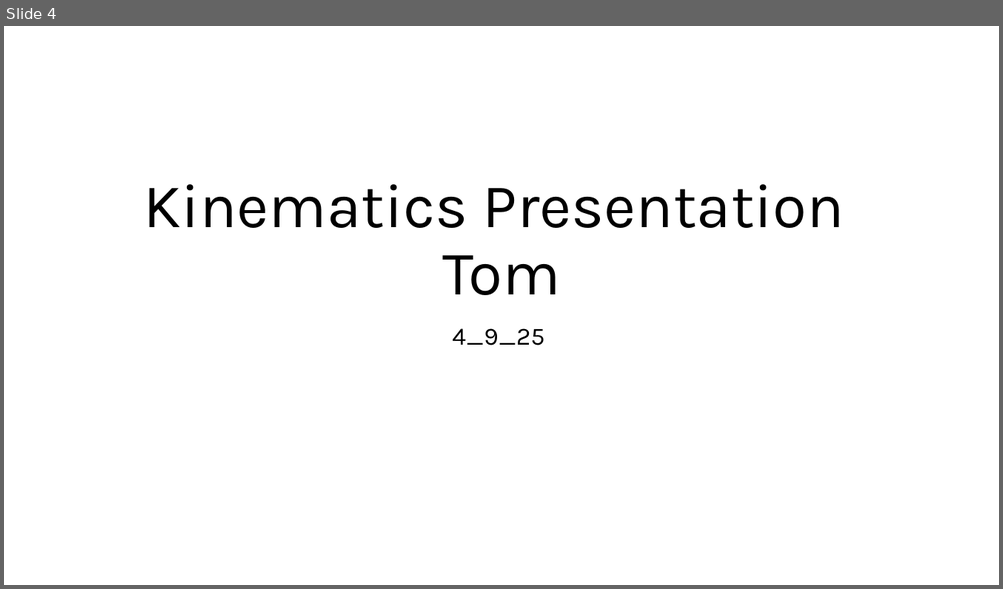
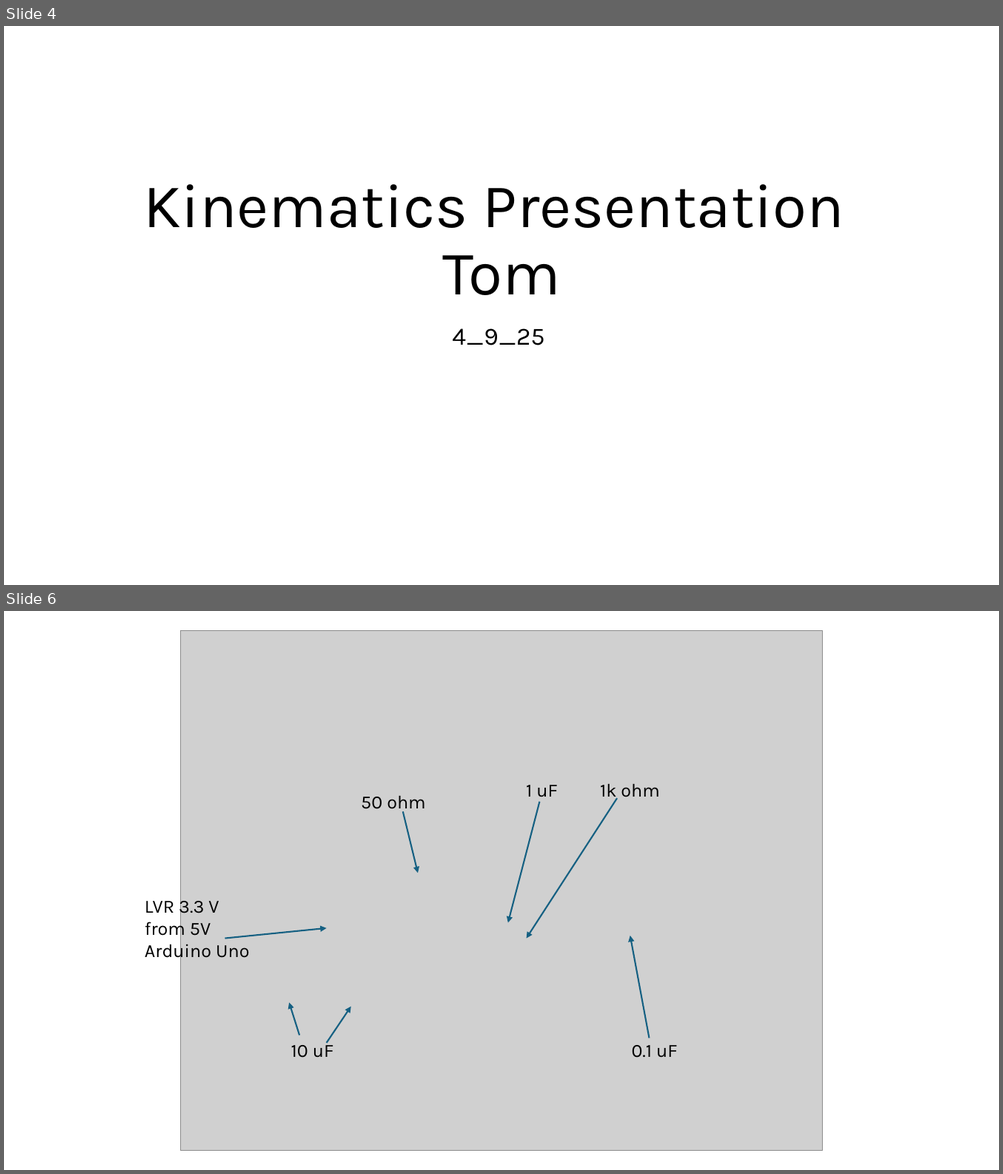
Before and after one commit to neuralengatberkeley/Strain-Sensor-, a slide deck: kinematic presentations/3_27_25.pptx. Shown one above the other, each under a label of ours: slide 4 before the commit, slides 4 and 6 after it; the slides between them are not shown. The pictures are 1003x589 and 1003x1174 pixels, drawn with LibreOffice and Linux fonts; fonts in the diff are those of the drawing; grey boxes stand for pictures. Boxes give left, top, right and bottom in pixels: in the first picture for what was removed or moved away, otherwise in the second. Text is boxed around its words. In the diff, an @@ line names an element or a change of style, - is before the commit and + after.

Commit message:
updated 4_9_25 presentation

```diff
--- a/kinematic presentations/3_27_25.pptx
+++ b/kinematic presentations/3_27_25.pptx
@@ slide 6 added at (x1=4, y1=611, x2=999, y2=1170), background #FFFFFF @@
@@ picture added at (x1=180, y1=631, x2=822, y2=1151) @@
@@ text added at (x1=526, y1=785, x2=557, y2=802), 18 pt, text #000000 @@
+1 uF
@@ text added at (x1=600, y1=784, x2=660, y2=801), 18 pt, text #000000 @@
+1k ohm
@@ text added at (x1=361, y1=796, x2=426, y2=814), 18 pt, text #000000 @@
+50 ohm
@@ arrow added from (540, 802) to (508, 923), #156082 1.5 pt @@
@@ arrow added from (617, 798) to (526, 939), #156082 1.5 pt @@
@@ arrow added from (403, 812) to (418, 873), #156082 1.5 pt @@
@@ text added at (x1=145, y1=896, x2=249, y2=963), 18 pt, text #000000 @@
+LVR 3.3 V from 5V Arduino Uno
@@ arrow added from (225, 939) to (327, 928), #156082 1.5 pt @@
@@ arrow added from (649, 1039) to (630, 936), #156082 1.5 pt @@
@@ arrow added from (299, 1036) to (289, 1002), #156082 1.5 pt @@
@@ arrow added from (327, 1043) to (351, 1006), #156082 1.5 pt @@
@@ text added at (x1=291, y1=1041, x2=333, y2=1058), 18 pt, text #000000 @@
+10 uF
@@ text added at (x1=632, y1=1045, x2=677, y2=1058), 18 pt, text #000000 @@
+0.1 uF
```
Also in this commit, not shown: 1 slide changed, 3 other slides added, 3 other files.
